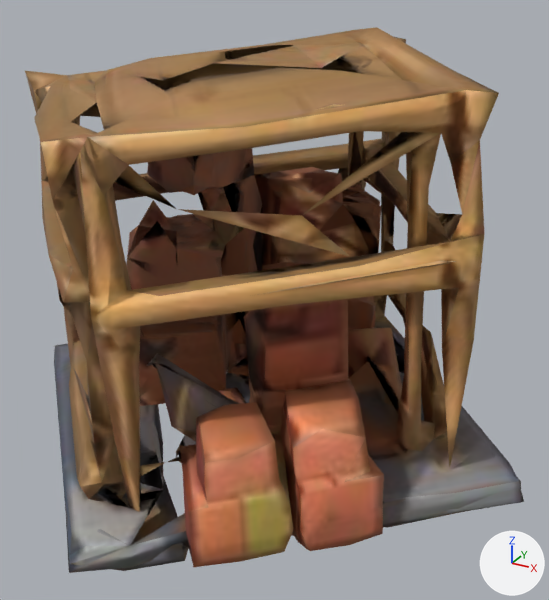
What one commit did to the glTF model src/examples/hex-realms/assets/models/construction.glb.
The view is the same before and after, from a 50 mm lens placed at (0.575, -0.972, 0.479), pointed at (0.033, 0.013, -0.013). The lights are fixed; the arrows at lower right show +X, +Y and +Z. The picture after the commit comes second. Where no turn or scale is listed for an object, it has been applied to the vertices. Vertices at exactly the same position are counted once.
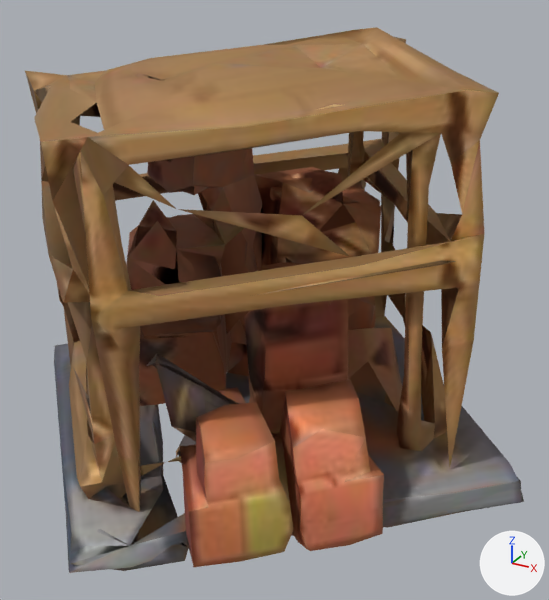
The change, as a list of edits to the scene's bpy script:
```text
Change mat_material_0_001:
    remove n3 = _N.new('ShaderNodeNormalMap'); n3.name = 'Normal Map'
    remove n3.uv_map = 'UVMap'
    remove n4 = _N.new('ShaderNodeTexImage'); n4.name = 'Image Texture.001'
    remove n4.image = img_detail_normal
    where n0 = _N.new('ShaderNodeBsdfPrincipled'); n0.name = 'Principled BSDF'
    remove _L.new(n3.outputs[0], n0.inputs[5])  # 'Normal' to 'Normal'
    remove _L.new(n4.outputs[0], n3.inputs[1])  # 'Color' to 'Color'
Change me_mesh_0_001:
    where me_mesh_0_001.from_pydata(...)  # 1116 vertices, 2599 faces; spans x -0.457..0.459, y -0.414..0.438, z -0.349..0.391
    used by ob_mesh_0_001; location = (0.0, 0.0, 0.0)
    me_mesh_0_001 part 1: 133 of the faces centred in x -0.434..0.429, y -0.377..0.251, z -0.323..0.373 are now shaded smooth
```

Pixel boxes [x1, y1, x2, y2] of what changed, in the pictures (549 x 600 px):
'Mesh_0.001', surface changed, shading changed
    both: [29, 29, 524, 573]
part 1 of me_mesh_0_001, shading changed
    both: [70, 34, 521, 571]
